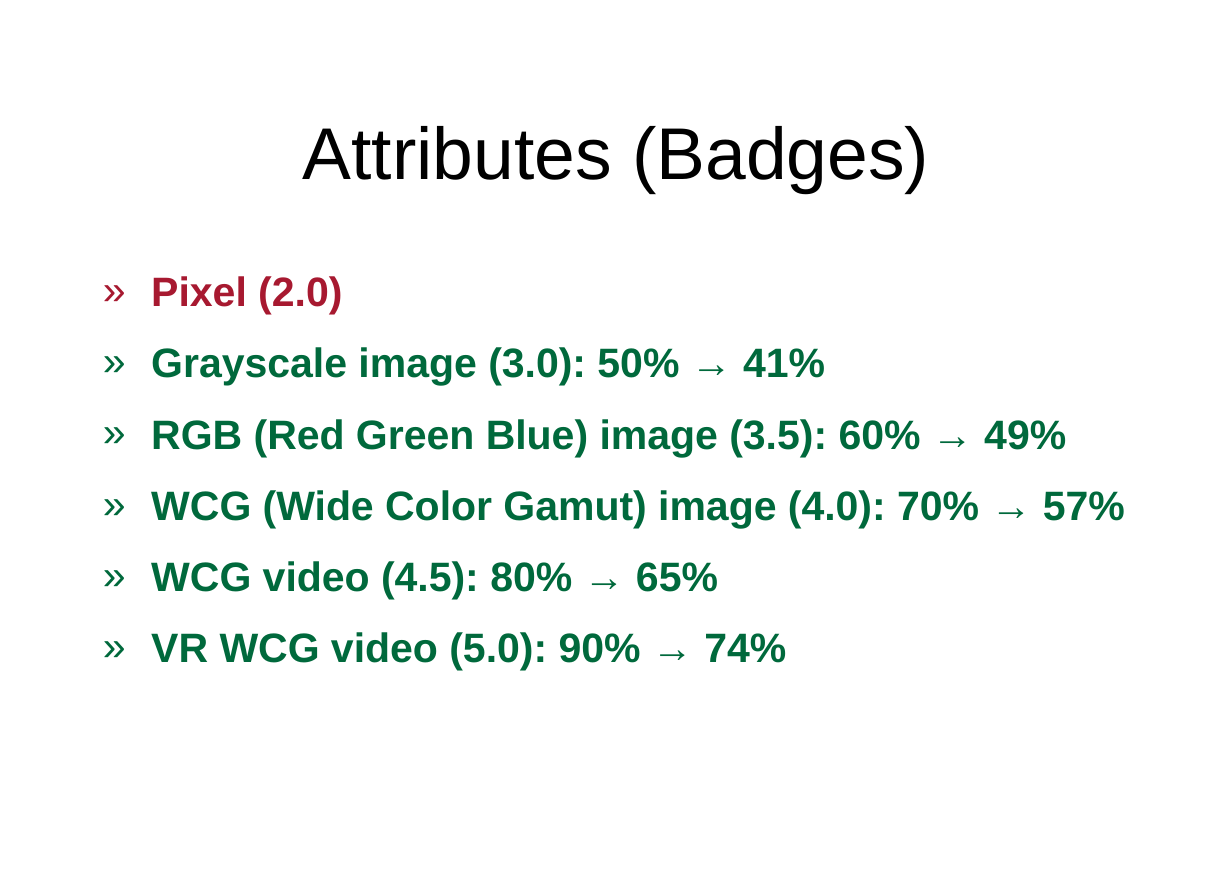
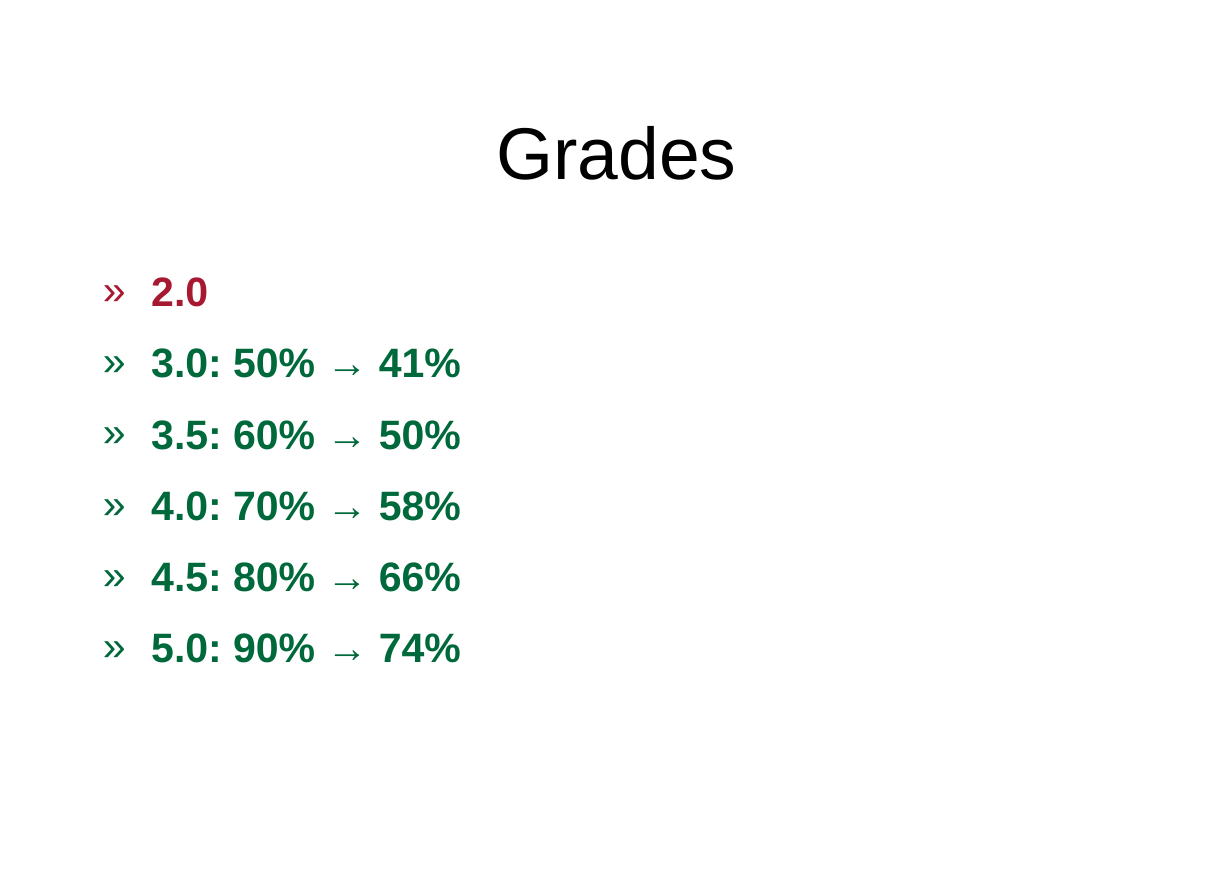
Before and after one commit to miklesz/AMIPaC, a slide deck: slide 13 of (A)MIPaC Introduction.pptx (slide 15 before the commit). Drawn at 1232x872 pixels with LibreOffice and Linux fonts; fonts in the diff are those of the drawing; background and template pictures are left out. Boxes give left, top, right and bottom in pixels: in the first picture for what was removed or moved away, otherwise in the second. Text is boxed around its words. In the diff, an @@ line names an element or a change of style, - is before the commit and + after.

```diff
--- a/(A)MIPaC Introduction.pptx
+++ b/(A)MIPaC Introduction.pptx
@@ title at [496, 126, 736, 180]: text changed @@
-Attributes (Badges)
+Grades
@@ text at [151, 277, 461, 663]: text changed @@
-» Pixel (2.0)
-» Grayscale image (3.0): 50% → 41%
-» RGB (Red Green Blue) image (3.5): 60% → 49%
-» WCG (Wide Color Gamut) image (4.0): 70% → 57%
-» WCG video (4.5): 80% → 65%
-» VR WCG video (5.0): 90% → 74%
+» 2.0
+» 3.0: 50% → 41%
+» 3.5: 60% → 50%
+» 4.0: 70% → 58%
+» 4.5: 80% → 66%
+» 5.0: 90% → 74%
```
Also in this commit, not shown: 3 other slides changed, 3 slides removed, 8 other files.
